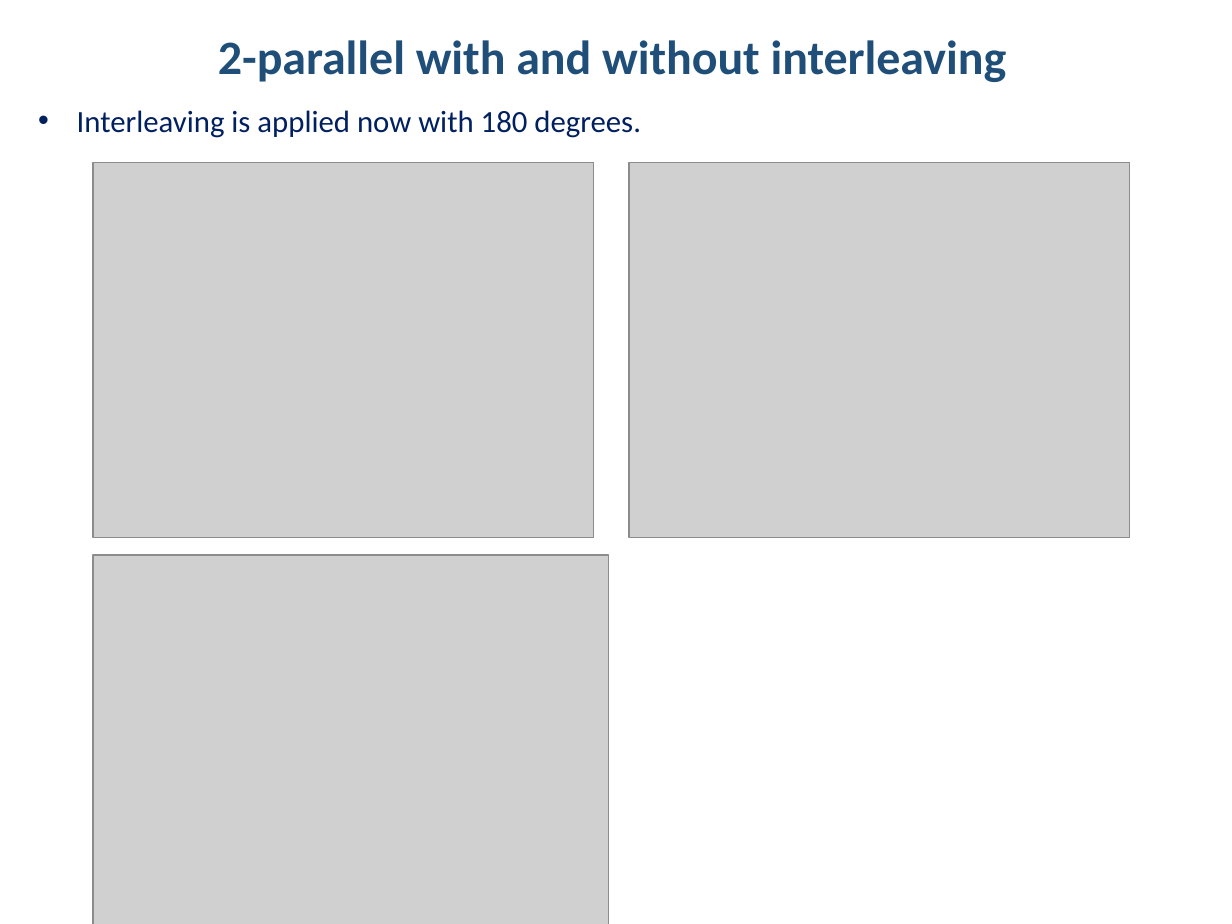
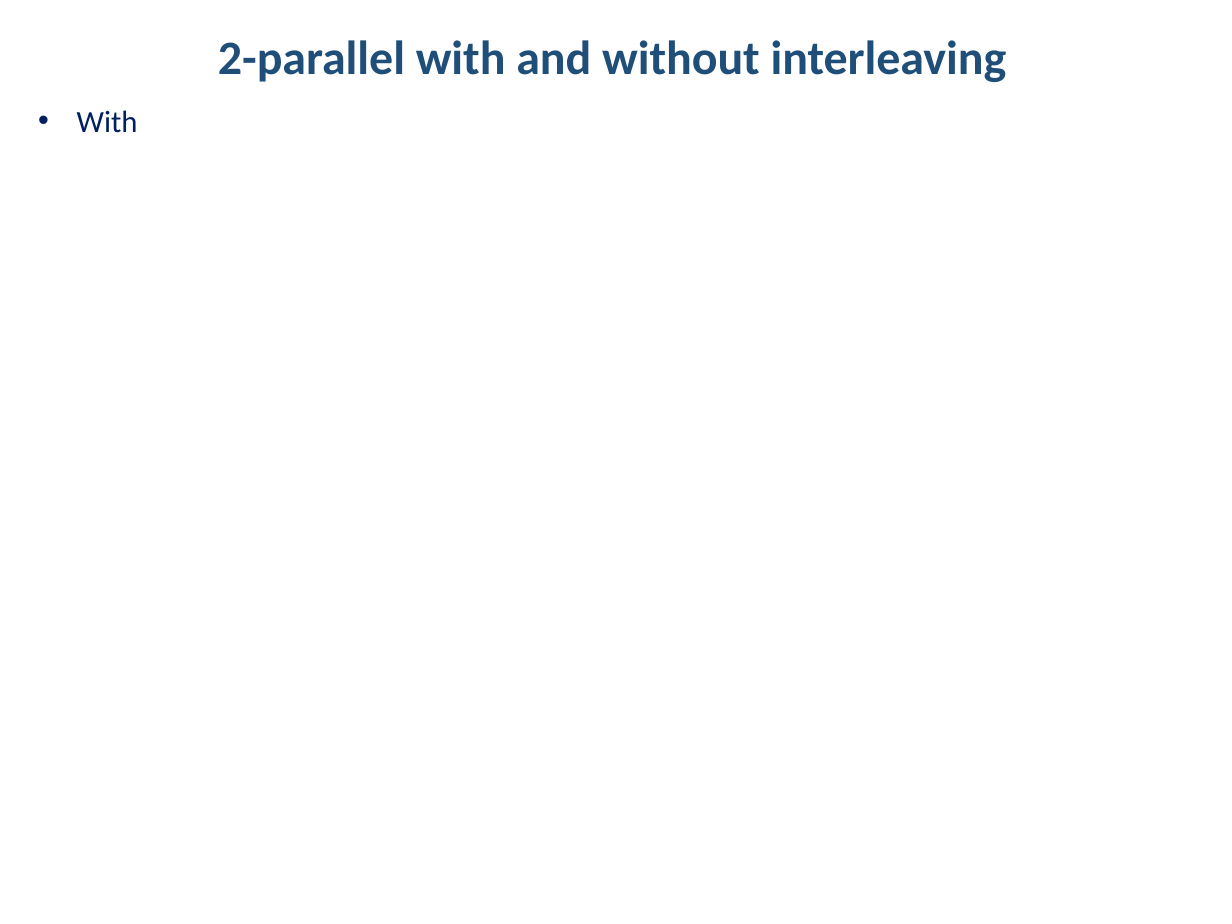
Before and after one commit to hakanpolat/IMMD, a slide deck: slide 34 of Simulation/dcbusmodelwrapup/immd_dcbusmodelwrapup.pptx (slide 29 before the commit). Drawn at 1232x924 pixels with LibreOffice and Linux fonts; fonts in the diff are those of the drawing; grey boxes stand for pictures. Boxes give left, top, right and bottom in pixels: in the first picture for what was removed or moved away, otherwise in the second. Text is boxed around its words. In the diff, an @@ line names an element or a change of style, - is before the commit and + after.

Commit message:
2-paralel modelde rectifier'ın interleavinge potansiyel etkisi sunuma eklendi.

```diff
--- a/Simulation/dcbusmodelwrapup/immd_dcbusmodelwrapup.pptx
+++ b/Simulation/dcbusmodelwrapup/immd_dcbusmodelwrapup.pptx
@@ text at [77,110,138,133]: text changed @@
-• Interleaving is applied now with 180 degrees.
+• With
@@ picture removed at [94,163,594,538] @@
@@ picture removed at [630,163,1130,538] @@
@@ picture removed at [94,554,609,924] @@
```
Also in this commit, not shown: 4 other slides changed, 3 slides added, 3 other files.
